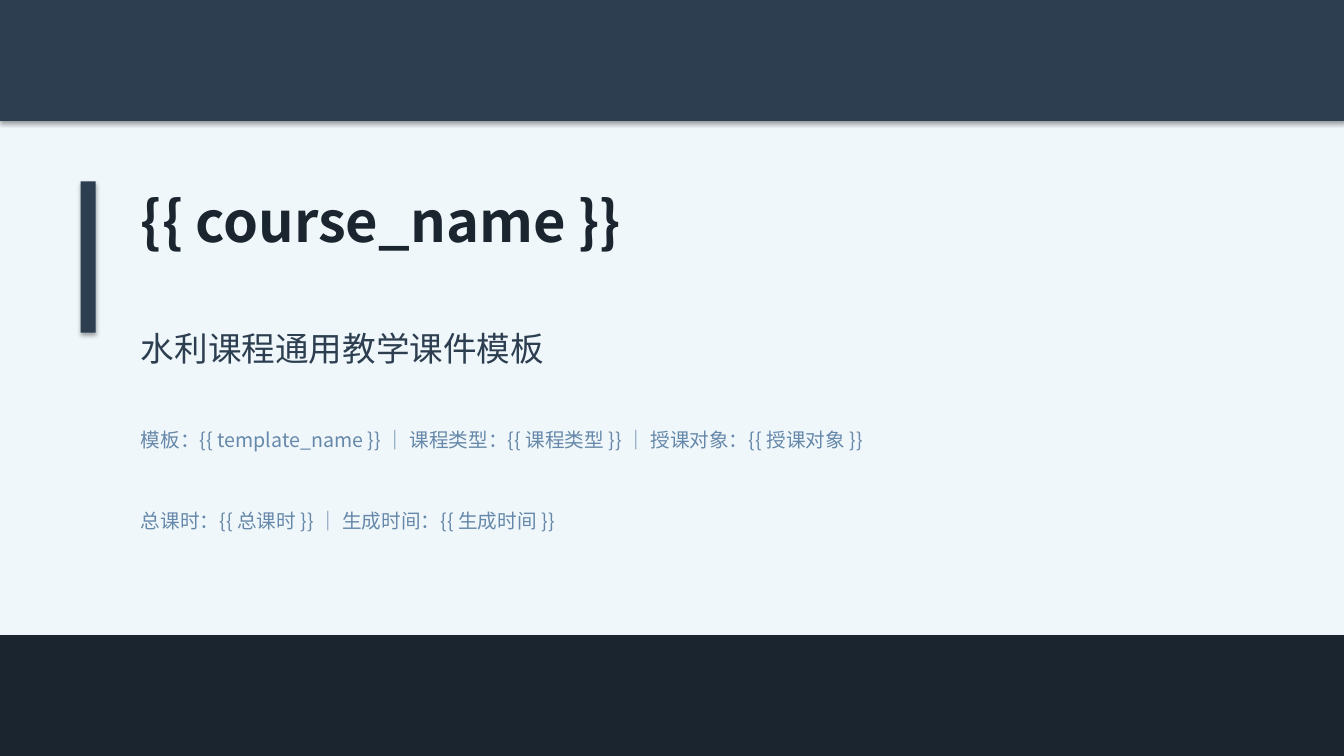
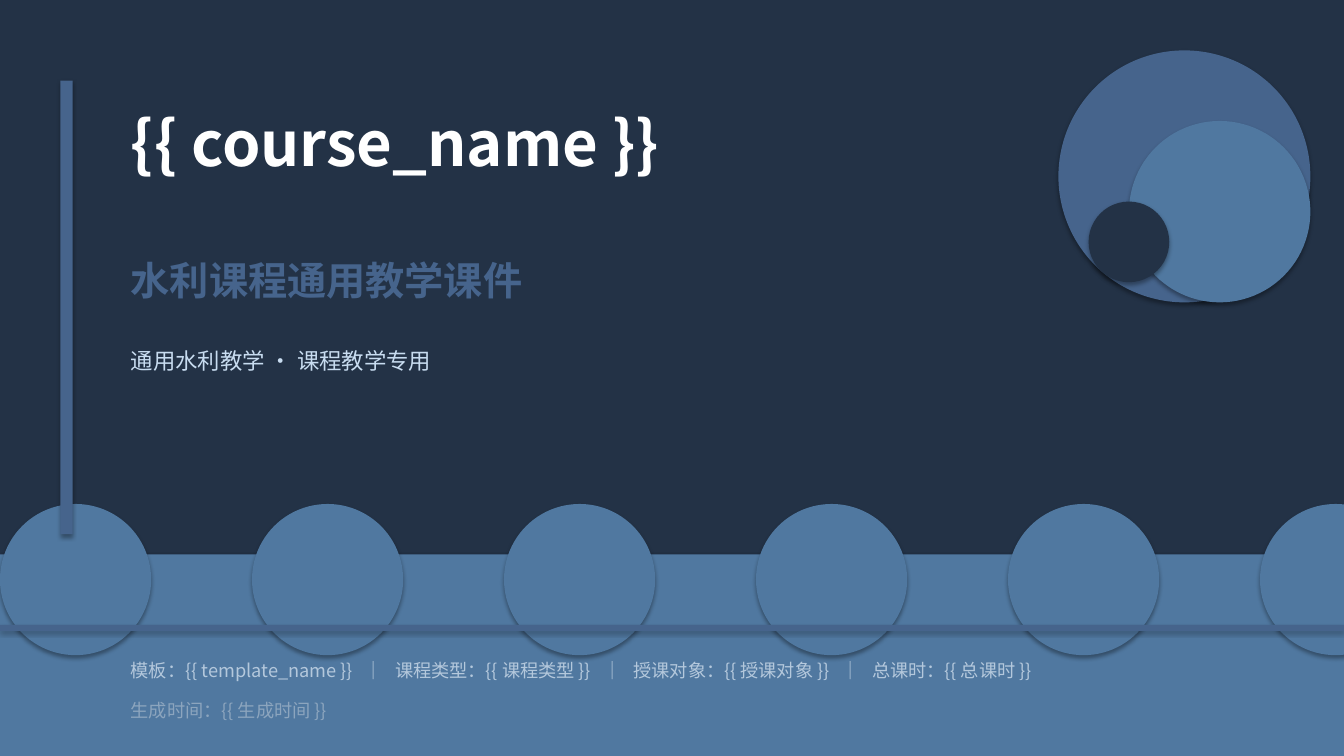
Before and after one commit to KK985956/water-intelligent-teaching, a slide deck: slide 1 of backend/data/template_general_water.pptx. Drawn at 1344x756 pixels with LibreOffice and Linux fonts; fonts in the diff are those of the drawing. Boxes give left, top, right and bottom in pixels: in the first picture for what was removed or moved away, otherwise in the second. Text is boxed around its words. In the diff, an @@ line names an element or a change of style, - is before the commit and + after.

Commit message:
style: 优化PPT模板视觉设计 - 增加装饰元素和配色方案
- 水力学模板：海洋蓝色系 + 波浪装饰
- 水利工程模板：青绿色系
- 水资源管理模板：森林绿色系
- 通用水利模板：钢蓝色系
- 统一采用左侧导航栏 + 卡片式内容布局
- 增加圆形装饰、渐变背景、步骤编号徽章

```diff
--- a/backend/data/template_general_water.pptx
+++ b/backend/data/template_general_water.pptx
@@ background #F0F7FA to #FFFFFF @@
@@ rectangle: place and size @@
-rectangle at (0,0,1344,121)
+rectangle at (0,0,1344,756)
@@ rectangle at (0,0,1344,756): fill #2C3E50 to #233246 @@
@@ ellipse added at (1059,50,1311,302), fill #46648C @@
@@ rectangle added at (60,81,73,534), fill #46648C @@
@@ text "{{ course_name }}": place and size @@
-text "{{ course_name }}" at (196,210,566,251)
+text "{{ course_name }}" at (191,130,598,176)
@@ text "{{ course_name }}" at (191,130,598,176): size 40 to 44 pt, text colour #1A252F to #FFFFFF; line spacing 1 to 52pt @@
@@ ellipse added at (1129,121,1311,302), fill #5078A0 @@
@@ rectangle removed at (81,181,96,333) @@
@@ ellipse added at (1089,202,1170,282), fill #233246 @@
@@ text at (131,262,523,298): text changed; size 24 to 28 pt; text colour #2C3E50 to #46648C; bold on @@
-水利课程通用教学课件模板
+水利课程通用教学课件
@@ text added at (131,350,431,371), 16 pt, text #C8DCF0 @@
+通用水利教学 · 课程教学专用
@@ ellipse added at (0,504,151,655), fill #5078A0 @@
@@ ellipse added at (252,504,403,655), fill #5078A0 @@
@@ ellipse added at (504,504,655,655), fill #5078A0 @@
@@ ellipse added at (756,504,907,655), fill #5078A0 @@
@@ ellipse added at (1008,504,1159,655), fill #5078A0 @@
@@ ellipse added at (1260,504,1344,655), fill #5078A0 @@
@@ rectangle: place and size @@
-rectangle at (0,635,1344,756)
+rectangle at (0,555,1344,756)
@@ rectangle at (0,555,1344,756): fill #1A252F to #5078A0 @@
@@ rectangle added at (0,625,1344,631), fill #46648C @@
@@ text at (131,662,1016,681): text changed; size 14 to 13 pt; text colour #6688AA to #B4C8DC @@
-模板：{{ template_name }} ｜ 课程类型：{{ 课程类型 }} ｜ 授课对象：{{ 授课对象 }}
+模板：{{ template_name }} ｜ 课程类型：{{ 课程类型 }} ｜ 授课对象：{{ 授课对象 }} ｜ 总课时：{{ 总课时 }}
@@ text at (131,702,311,720): text changed; size 14 to 13 pt; text colour #6688AA to #8CA5BE @@
-总课时：{{ 总课时 }} ｜ 生成时间：{{ 生成时间 }}
+生成时间：{{ 生成时间 }}
```
Also in this commit, not shown: 8 other slides changed, 3 other files.
